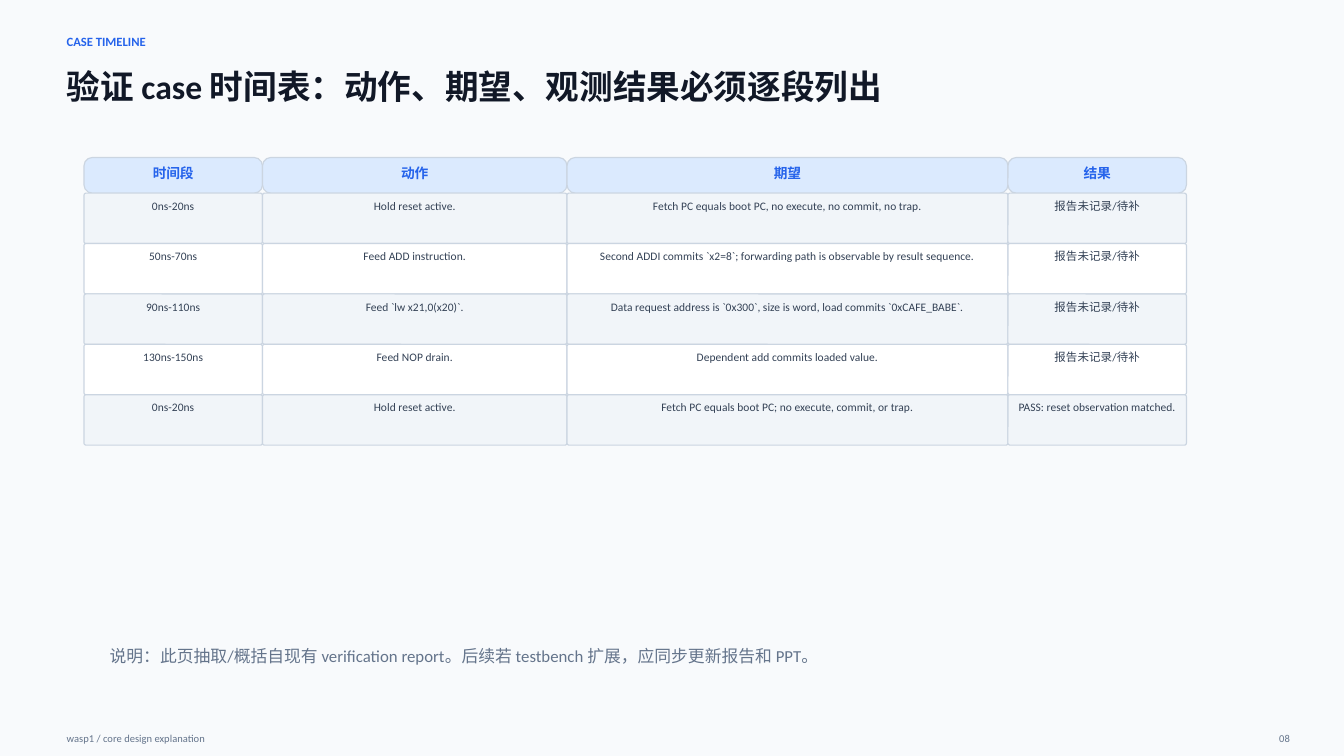
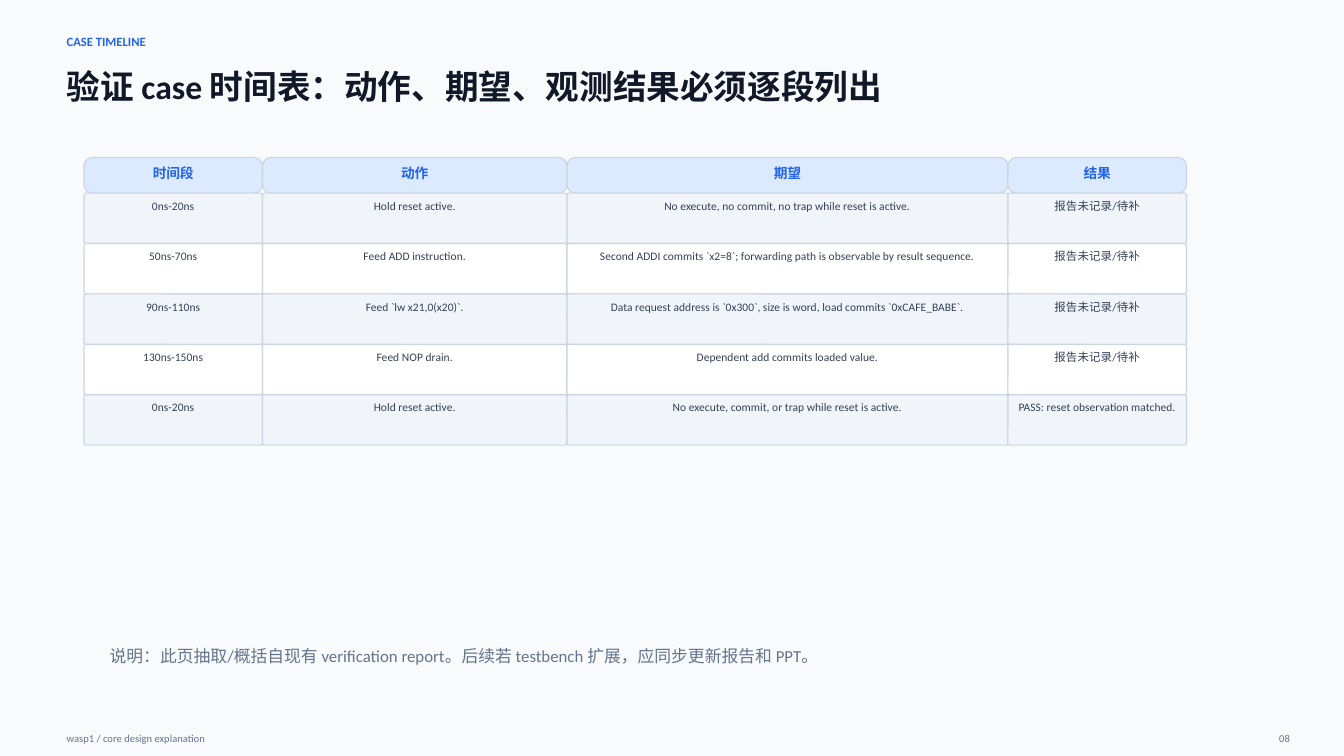
Before and after one commit to bluesszhao-ui/agt_wasp1, a slide deck: slide 8 of core/docs/wasp1_core_design.pptx. Drawn at 1344x756 pixels with LibreOffice and Linux fonts; fonts in the diff are those of the drawing. Boxes give left, top, right and bottom in pixels: in the first picture for what was removed or moved away, otherwise in the second. Text is boxed around its words. In the diff, an @@ line names an element or a change of style, - is before the commit and + after.

Commit message:
Refactor core fetch to frontend stream

```diff
--- a/core/docs/wasp1_core_design.pptx
+++ b/core/docs/wasp1_core_design.pptx
@@ text in rounded rectangle at bbox=[664, 202, 910, 212]: text changed @@
-Fetch PC equals boot PC, no execute, no commit, no trap.
+No execute, no commit, no trap while reset is active.
@@ text in rounded rectangle at bbox=[673, 403, 902, 413]: text changed @@
-Fetch PC equals boot PC; no execute, commit, or trap.
+No execute, commit, or trap while reset is active.
```
Also in this commit, not shown: 4 other slides changed, 25 other files.
